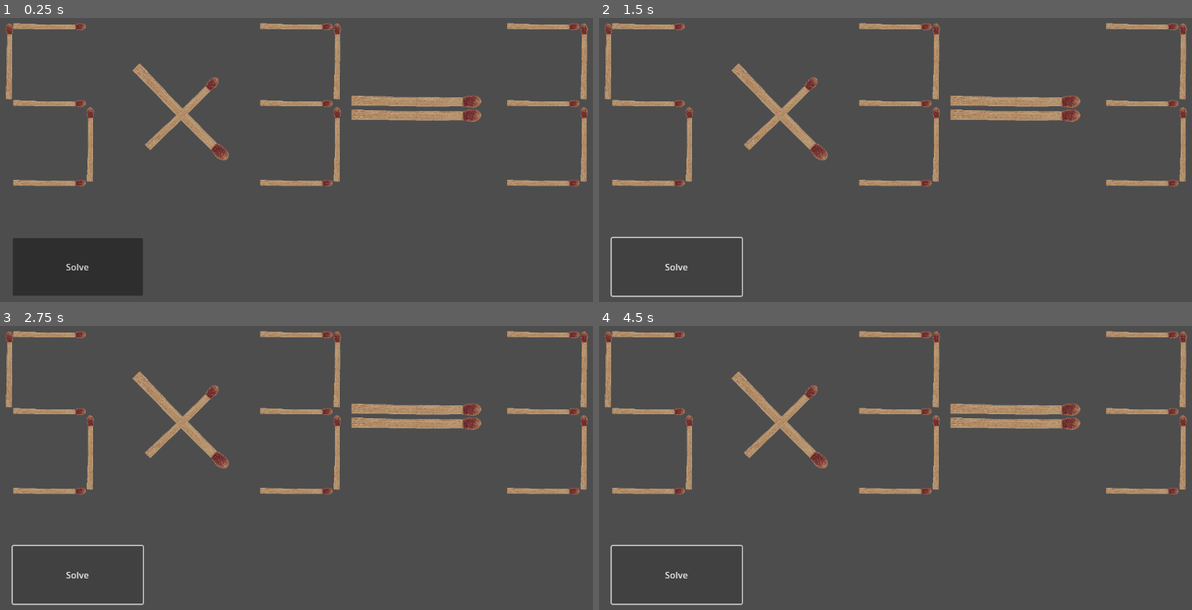
Above: before the commit, frames 1-4 (two rows, left to right).
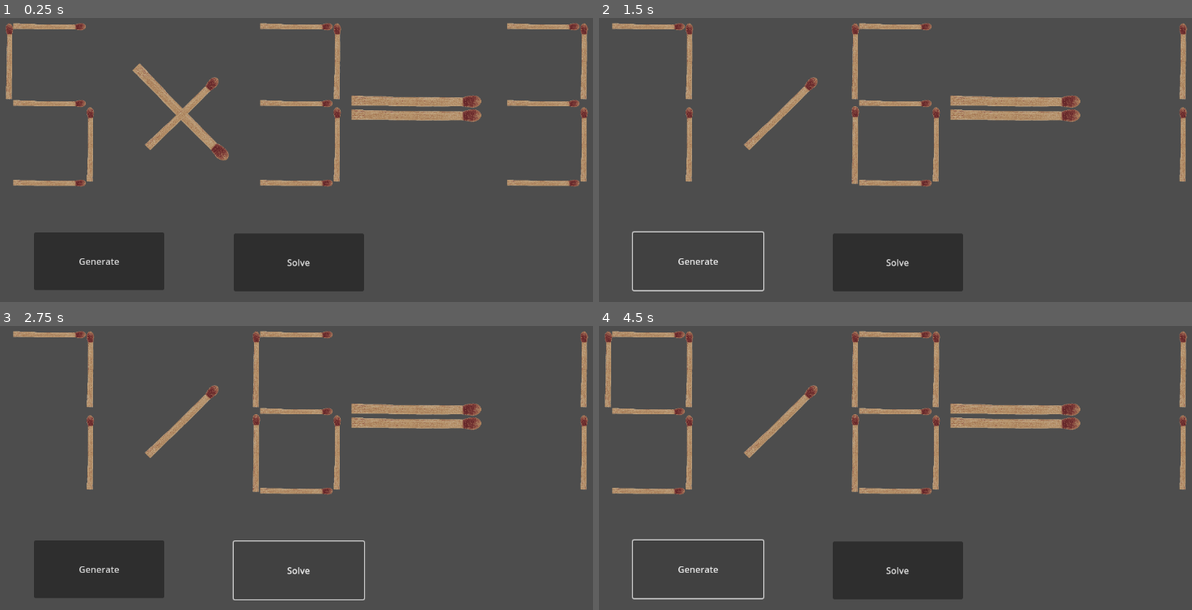
Above: after the commit, the same moments.

Repository: Cofica17/MatchsticksPuzzles
Game: Godot game, scene res://generator/Generator.tscn
Same seed, same stepped clock (60 frames per second), same inputs: the game is played once before the commit and once after it.
Inputs (mouse positions are in pixels of both pictures, inside the frame that each line leads up to):
- Up to frame 1 (0.25 s): no input
- Up to frame 2 (1.5 s): click "Solve" at 0.5 s; click (699, 262) at 1.25 s, where only the run after the commit has a clickable "Generate"
- Up to frame 3 (2.75 s): click "Solve" at 2 s
- Up to frame 4 (4.5 s): click (699, 570) at 2.75 s, where only the run after the commit has a clickable "Generate"; click "Solve" at 3.5 s; click (699, 570) at 4.25 s, where only the run after the commit has a clickable "Generate"

The runs differ from the first frame. In frame 1, 6.7% of the frame differs, in the area x 2-62%, y 75-98%; in frame 2, 8.5%, in the area x 0-98%, y 1-99%; in frame 3, 5.0%; in frame 4, 7.5%.

Commit message:
added generation logic

Diff:
--- a/generator/Generator.gd
+++ b/generator/Generator.gd
@@ -2,11 +2,34 @@
 
 @onready var container = $VBoxContainer
 
+func _on_generate_pressed():
+	var solutions = []
+	var rng = RandomNumberGenerator.new()
+	rng.randomize()
+	var counter = 0
+	while solutions.is_empty():
+		for c in container.get_children():
+			if c is MatchNumber:
+				var rnd_num = rng.randi_range(0,9)
+				c.set_number(rnd_num)
+			if c is MatchOperator and c.operator != MatchOperator.OPERATIONS.EQUAL:
+				var rnd_num = rng.randi_range(0,3)
+				c.set_operator(3)
+
+		if solve_eq().is_empty():
+			solutions.append_array(solve_algorithm())
+		counter += 1
+	print(solutions)
 
 func _on_solve_btn_pressed():
-	solve_algorithm()
+	var solutions = solve_algorithm()
+	print("found the solution")
+	if solutions.is_empty():return
+	for s in solutions:
+		print(s)
 
 func solve_algorithm():
+	var solutions = []
 	for c in container.get_children():
 		if c is MatchNumber:
 			var counter_column_data = 0
@@ -15,7 +38,7 @@
 				for bit in column_data:
 					if bit == 1:
 						c.data[counter_column_data][counter_bit] = 0
-						try_putting_one_match()
+						solutions.append_array(try_putting_one_match())
 						c.data[counter_column_data][counter_bit] = 1
 					counter_bit += 1
 				counter_column_data += 1
@@ -24,11 +47,13 @@
 			for bit in c.data:
 				if bit == 1:
 					c.data[counter_bit] = 0
-					try_putting_one_match()
+					solutions.append_array(try_putting_one_match())
 					c.data[counter_bit] = 1
 				counter_bit += 1
+	return solutions
 
 func try_putting_one_match():
+	var solutions = []
 	for c2 in container.get_children():
 		if c2 is MatchNumber:
 			var counter_column_data2 = 0
@@ -37,7 +62,7 @@
 				for bit2 in column_data2:
 					if bit2 == 0:
 						c2.data[counter_column_data2][counter_bit2] = 1
-						solve_eq()
+						solutions.append_array(solve_eq())
 						c2.data[counter_column_data2][counter_bit2] = 0
 					counter_bit2 += 1
 				counter_column_data2 += 1
@@ -46,9 +71,10 @@
 			for bit2 in c2.data:
 				if bit2 == 0:
 					c2.data[counter_bit2] = 1
-					solve_eq()
+					solutions.append_array(solve_eq())
 					c2.data[counter_bit2] = 0
 				counter_bit2 += 1
+	return solutions
 
 func solve_eq():
 	var eq = ""
@@ -62,18 +88,22 @@
 		if c is MatchNumber:
 			var num = c.get_number_from_data()
 			if num == null:
-				return
-			eq += str(num)
+				return []
+			eq += str(num)+".0"
 		elif c is MatchOperator:
 			var op = c.get_operator_from_data()
 			if op == null:
-				return
+				return []
 			eq += op
 		counter += 1
 
 	if ex.parse(eq) == OK:
 		var result = ex.execute()
 		var ex_result = container.get_child(container.get_child_count()-1).get_number_from_data()
-		if result == ex_result:
-			print("found the solution")
-			print(eq+"="+str(ex_result))
+		if ex_result and result == ex_result:
+			var solution = eq+"="+str(ex_result)
+			return [solution]
+		else:
+			return []
+	else:
+		return []
--- a/generator/Generator.tscn
+++ b/generator/Generator.tscn
@@ -49,12 +49,21 @@
 size_flags_vertical = 3
 number = 3
 
+[node name="Generate" type="Button" parent="."]
+layout_mode = 0
+offset_left = 114.0
+offset_top = 469.0
+offset_right = 346.0
+offset_bottom = 572.0
+text = "Generate"
+
 [node name="SolveBtn" type="Button" parent="."]
 layout_mode = 0
-offset_left = 76.0
-offset_top = 479.0
-offset_right = 308.0
-offset_bottom = 582.0
+offset_left = 470.0
+offset_top = 471.0
+offset_right = 702.0
+offset_bottom = 574.0
 text = "Solve"
 
+[connection signal="pressed" from="Generate" to="." method="_on_generate_pressed"]
 [connection signal="pressed" from="SolveBtn" to="." method="_on_solve_btn_pressed"]
--- a/scripts/MatchNumber.gd
+++ b/scripts/MatchNumber.gd
@@ -14,7 +14,7 @@
 func set_number(num):
 	number = num
 	update_number_data()
-	adjust_textures()
+	update_textures()
 
 func update_number_data():
 	data = get_numbers_data()[number]
@@ -38,7 +38,7 @@
 
 	return true
 
-func adjust_textures():
+func update_textures():
 	var counter = 0
 
 	for i in data:
--- a/scripts/MatchOperator.gd
+++ b/scripts/MatchOperator.gd
@@ -21,7 +21,7 @@
 func set_operator(v):
 	operator = v
 	data = get_operator_data()[operator]
-	adjust_textures()
+	update_textures()
 	operator_str = get_operator_str()
 
 func get_operator_str(op = operator):
@@ -56,7 +56,7 @@
 
 	return true
 
-func adjust_textures():
+func update_textures():
 	var counter = 0
 
 	for c in $TexturesContainer.get_children():
